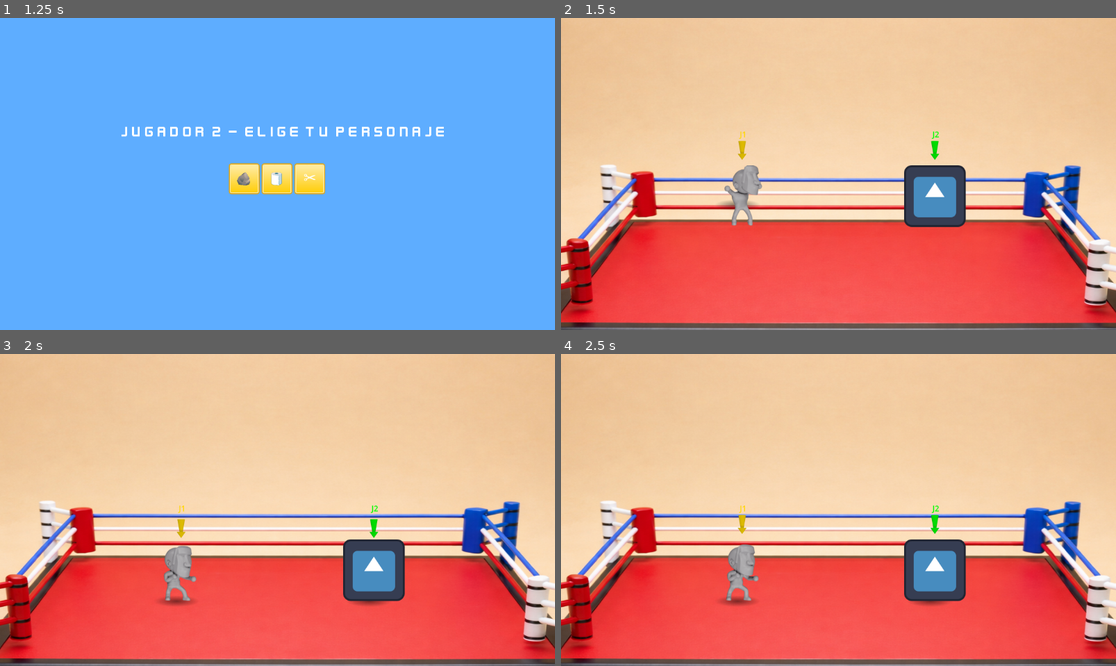
Above: before the commit, frames 1-4 (two rows, left to right).
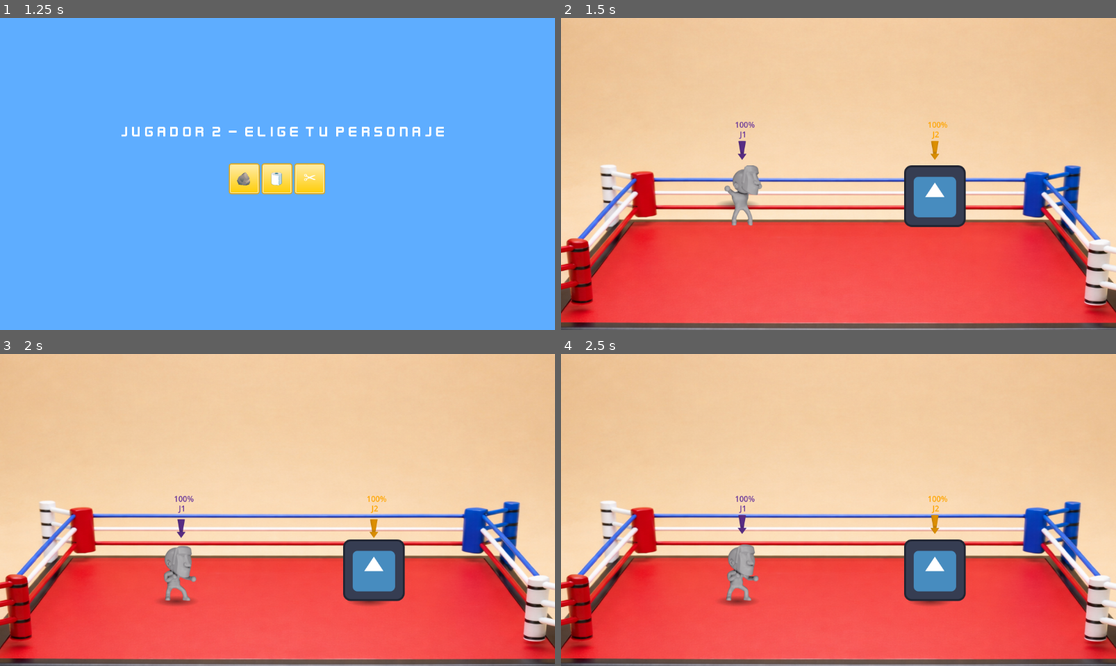
Above: after the commit, the same moments.

Repository: Pablo-Gallina/lucha
Game: Godot game, scene res://scenes/select/character_select.tscn
Two runs of this game, one before a commit and one after it. Both use one fixed random seed, a clock stepped at 60 frames per second and the inputs below. The engine's default icon, where the game draws it, is replaced by a stand-in: a white triangle on a blue panel in a dark square.
Inputs:
- Up to frame 1 (1.25 s): click "🪨" at 0.5 s
- Up to frame 2 (1.5 s): click "🧻" at 1.25 s
- Up to frame 3 (2 s): no input
- Up to frame 4 (2.5 s): hold Right (ui_right) from 2.03 s (still down); tap Up (ui_up) at 2.27 s

Frame 1 is identical in both runs. In frame 2, 0.2% of the frame differs, in the area x 31-70%, y 33-46%; in frame 3, 0.2%, in the area x 31-70%, y 45-60%; in frame 4, 0.2%.
Error in both runs: Trying to assign value of type 'Sprite2D' to a variable of type 'AnimatedSprite2D'. (res://scenes/player/base/player_base.gd:4)

Commit message:
add healt player

Diff:
--- a/scenes/player/base/player_base.gd
+++ b/scenes/player/base/player_base.gd
@@ -22,12 +22,21 @@
 var is_stunned: bool = false
 var punch_offset: float = 20.0
 var is_figthing: bool = false
+var _health_label := Label.new()
 @export var stun_duration: float = 0.2
 
 var _shadow: Sprite2D
 var _floor_y: float = 0.0
 
 func _ready() -> void:
+	add_child(_health_label)
+
+	_health_label.position = Vector2(-15, -160)
+	_health_label.text = str(health) + "%"
+	if input_prefix == "p1":
+		_health_label.modulate = Color.REBECCA_PURPLE
+	else:
+		_health_label.modulate = Color.ORANGE
 	_floor_y = global_position.y
 	_shadow = Sprite2D.new()
 	var img := Image.create(96, 24, false, Image.FORMAT_RGBA8)
@@ -125,6 +134,7 @@
 
 func take_damage(amount: int) -> void:
 	health = max(health - amount, 0)
+	_health_label.text = str(health) + "%"
 	health_changed.emit(health)
 	is_stunned = true
 	_sprite.play("hit")
--- a/scenes/ring/ring.gd
+++ b/scenes/ring/ring.gd
@@ -13,7 +13,7 @@
 	var ind1 = PLAYER_INDICATOR.instantiate()
 	ind1.position = Vector2(0, -90)
 	p1.add_child(ind1)
-	ind1.setup("J1", Color.GOLD)
+	ind1.setup("J1", Color.REBECCA_PURPLE)
 
 	var p2 = p2_scene.instantiate()
 	p2.input_prefix = "p2"
@@ -23,7 +23,7 @@
 	var ind2 = PLAYER_INDICATOR.instantiate()
 	ind2.position = Vector2(0, -90)
 	p2.add_child(ind2)
-	ind2.setup("J2", Color.GREEN)
+	ind2.setup("J2", Color.ORANGE)
 
 	# Fuerza de golpe por personaje
 	var P1_CHARACTER: String = p1.CHARACTER
